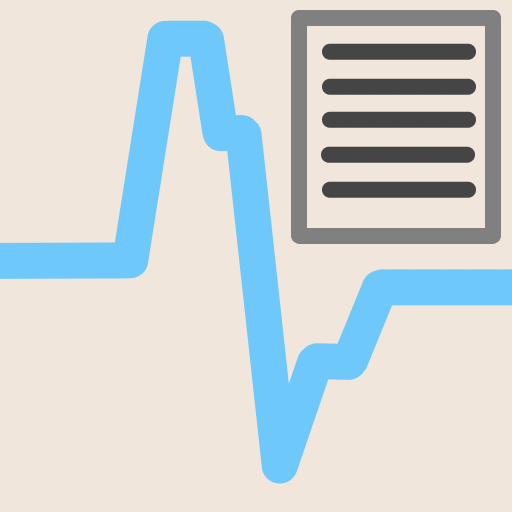
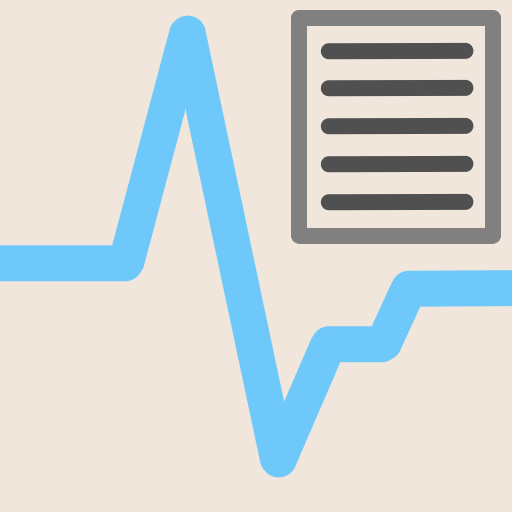
Layer changes from the first 512px x 512px image to the second:
pixels changed over (0, 15, 512, 484) (layer not identified)
